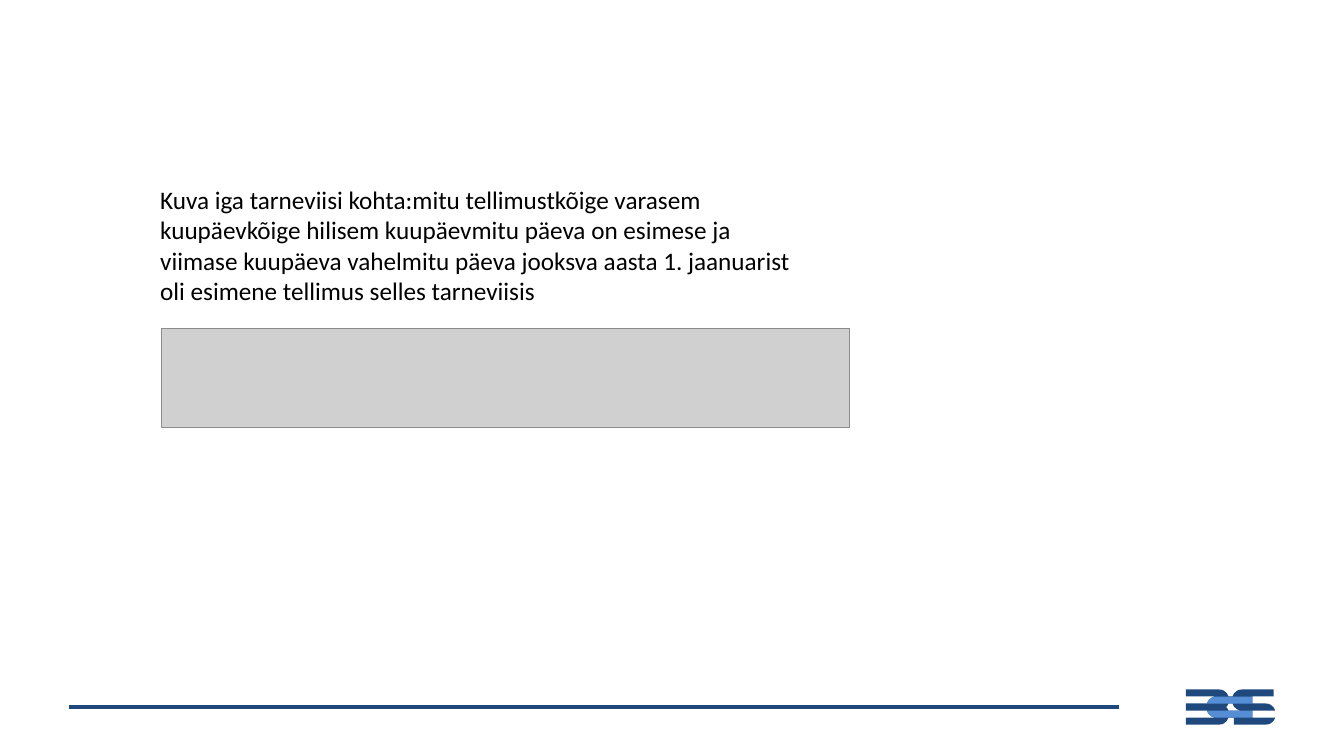
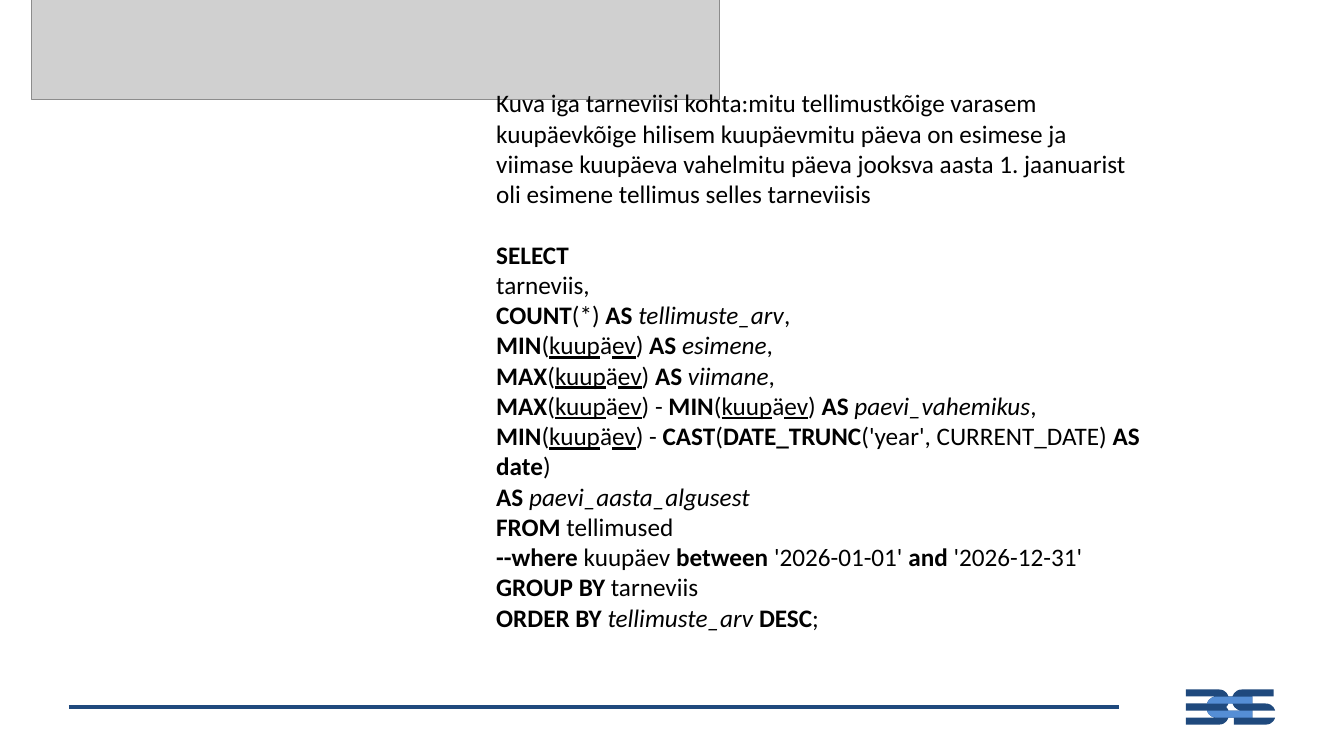
Before and after one commit to emilieabel/andmetarkus, a slide deck: slide 35 of Materjalid/Day7 SQL/7-paev-andmetarkus-esitlus.pptx. Drawn at 1344x756 pixels with LibreOffice and Linux fonts; fonts in the diff are those of the drawing; grey boxes stand for pictures. Boxes give left, top, right and bottom in pixels: in the first picture for what was removed or moved away, otherwise in the second. Text is boxed around its words. In the diff, an @@ line names an element or a change of style, - is before the commit and + after.

```diff
--- a/Materjalid/Day7 SQL/7-paev-andmetarkus-esitlus.pptx
+++ b/Materjalid/Day7 SQL/7-paev-andmetarkus-esitlus.pptx
@@ picture: place and size @@
-picture at bbox=[162, 329, 850, 429]
+picture at bbox=[32, 0, 720, 100]
@@ text "Kuva iga tarneviisi kohta:mitu tellimustkõige ...": place and size @@
-text "Kuva iga tarneviisi kohta:mitu tellimustkõige ..." at bbox=[160, 191, 789, 301]
+text "Kuva iga tarneviisi kohta:mitu tellimustkõige ..." at bbox=[496, 92, 1140, 631]
@@ text at bbox=[496, 247, 1140, 631]: paragraphs added @@
+SELECT
+tarneviis,
+COUNT(*) AS tellimuste_arv,
+MIN(kuupäev) AS esimene,
+MAX(kuupäev) AS viimane,
+MAX(kuupäev) - MIN(kuupäev) AS paevi_vahemikus,
+MIN(kuupäev) - CAST(DATE_TRUNC('year', CURRENT_DATE) AS date)
+AS paevi_aasta_algusest
+FROM tellimused
+--where kuupäev between '2026-01-01' and '2026-12-31'
+GROUP BY tarneviis
+ORDER BY tellimuste_arv DESC;
```
Also in this commit, not shown: 7 other files.
